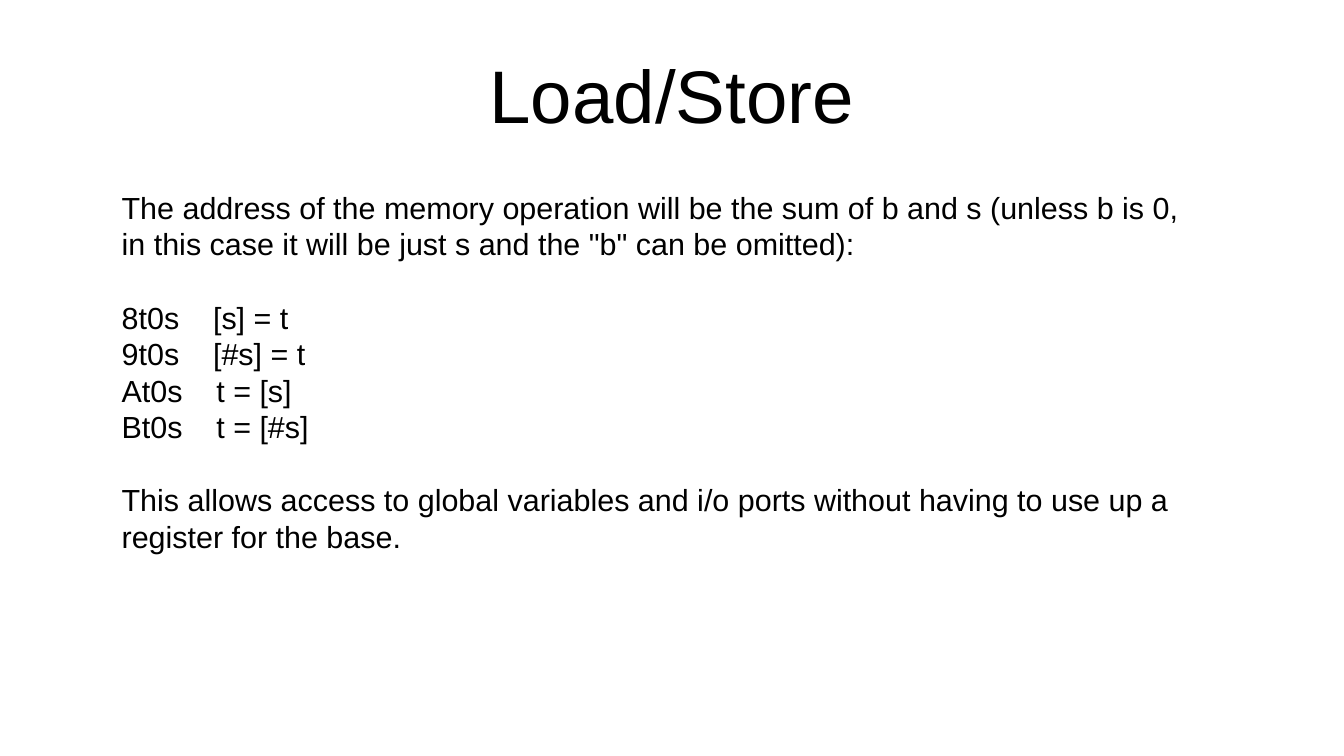
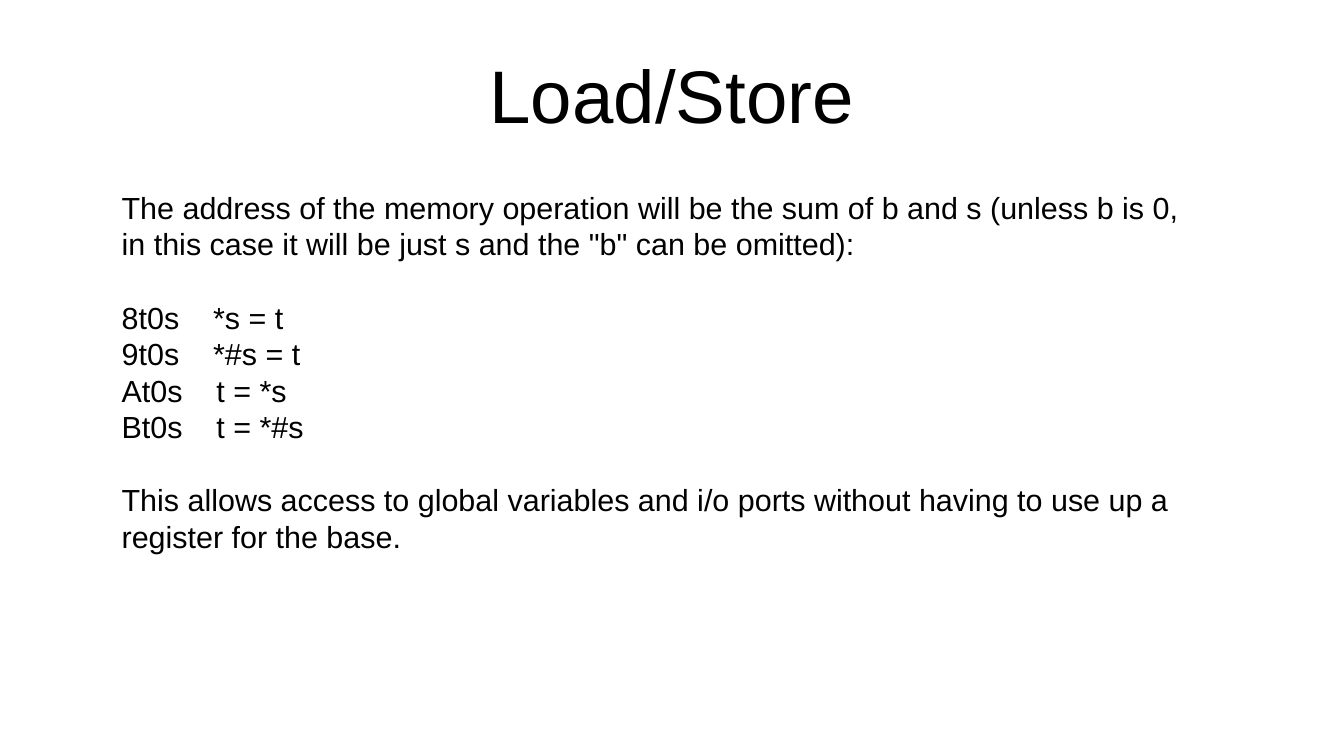
Before and after one commit to jeceljr/baby42, a slide deck: slide 20 of doc/baby42_slides.odp. Drawn at 1344x756 pixels with LibreOffice and Linux fonts; fonts in the diff are those of the drawing. Boxes give left, top, right and bottom in pixels: in the first picture for what was removed or moved away, otherwise in the second. Text is boxed around its words. In the diff, an @@ line names an element or a change of style, - is before the commit and + after.

```diff
--- a/doc/baby42_slides.odp
+++ b/doc/baby42_slides.odp
@@ text at bbox=[122, 307, 304, 439]: text changed @@
-8t0s [s] = t
-9t0s [#s] = t
-At0s t = [s]
-Bt0s t = [#s]
+8t0s *s = t
+9t0s *#s = t
+At0s t = *s
+Bt0s t = *#s
```
Also in this commit, not shown: 19 other slides changed, 1 slide added, 1 other file.
